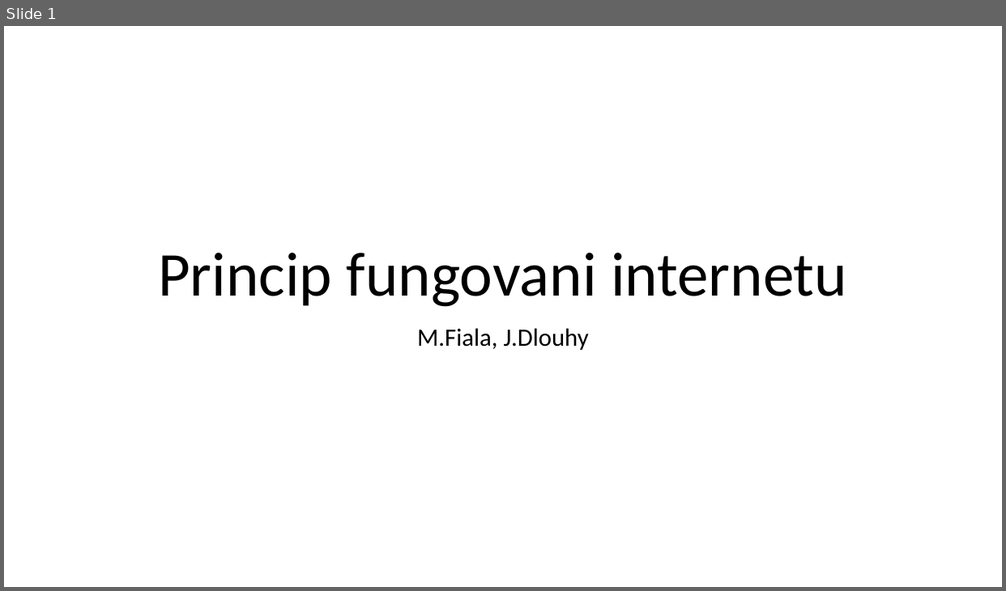
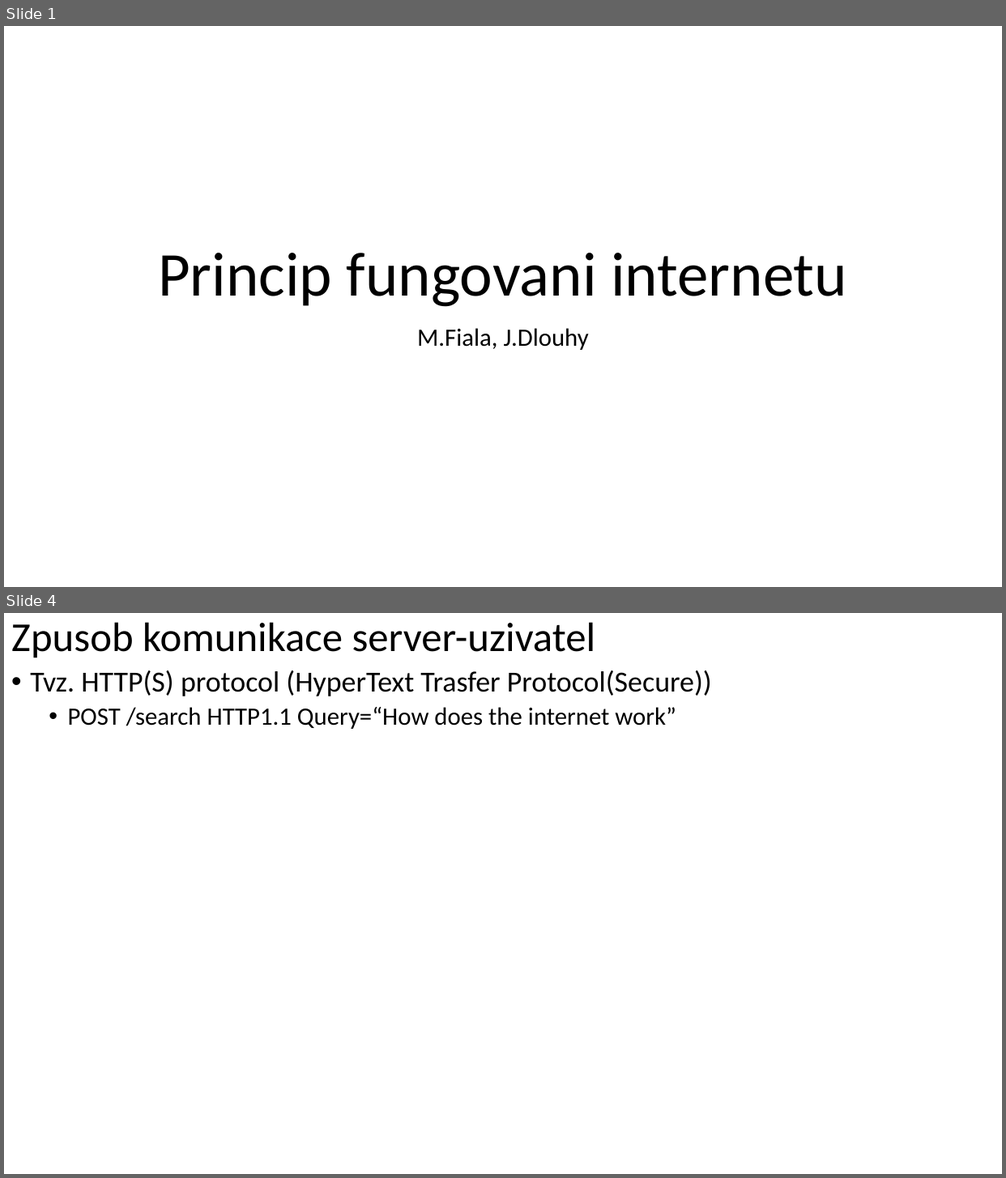
Before and after one commit to GLProgrammer/PrincipFungovaniInternetu, a slide deck: Prezentace.pptx. Shown one above the other, each under a label of ours: slide 1 before the commit, slides 1 and 4 after it; the slides between them are not shown. The pictures are 1006x591 and 1006x1178 pixels, drawn with LibreOffice and Linux fonts; fonts in the diff are those of the drawing. Boxes give left, top, right and bottom in pixels: in the first picture for what was removed or moved away, otherwise in the second. Text is boxed around its words. In the diff, an @@ line names an element or a change of style, - is before the commit and + after.

```diff
--- a/Prezentace.pptx
+++ b/Prezentace.pptx
@@ slide 4 added at bbox=[4, 613, 1002, 1174], background #FFFFFF @@
@@ title added at bbox=[4, 613, 1002, 663], fill #A5A5A5, outline #7A7A7A 1 pt, 39.6 pt, text #000000 @@
+Zpusob komunikace server-uzivatel
@@ text added at bbox=[30, 671, 712, 729], 28 pt, text #000000 @@
+• Tvz. HTTP(S) protocol (HyperText Trasfer Protocol(Secure))
+  • POST /search HTTP1.1 Query=“How does the internet work”
```
Also in this commit, not shown: 1 slide changed, 1 other slide added.
